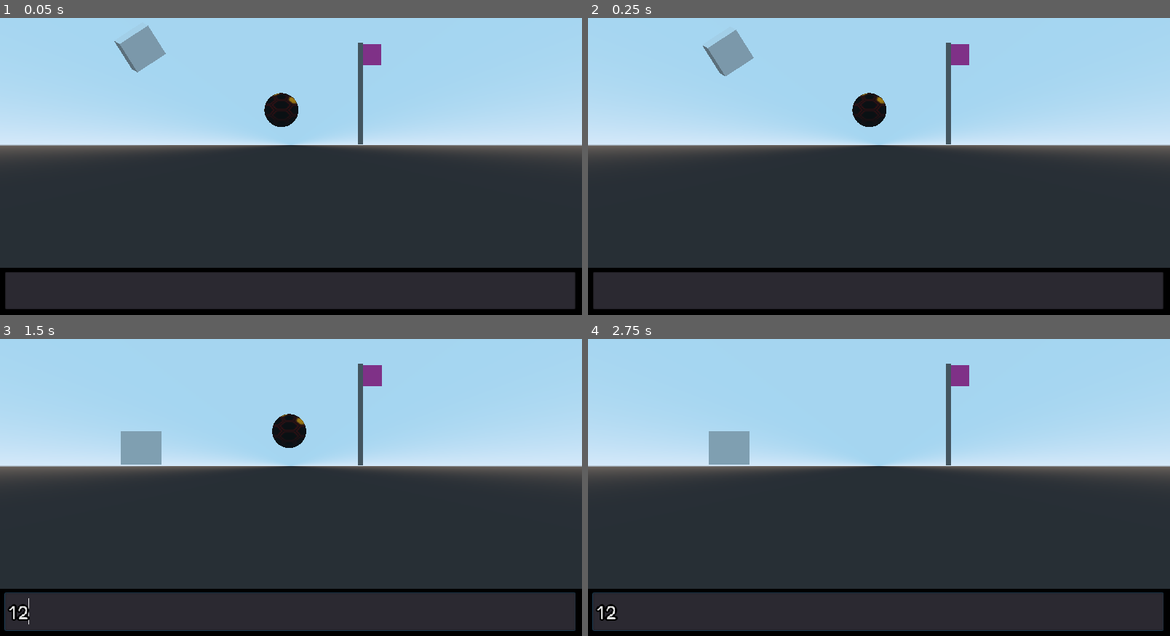
Above: before the commit, frames 1-4 (two rows, left to right).
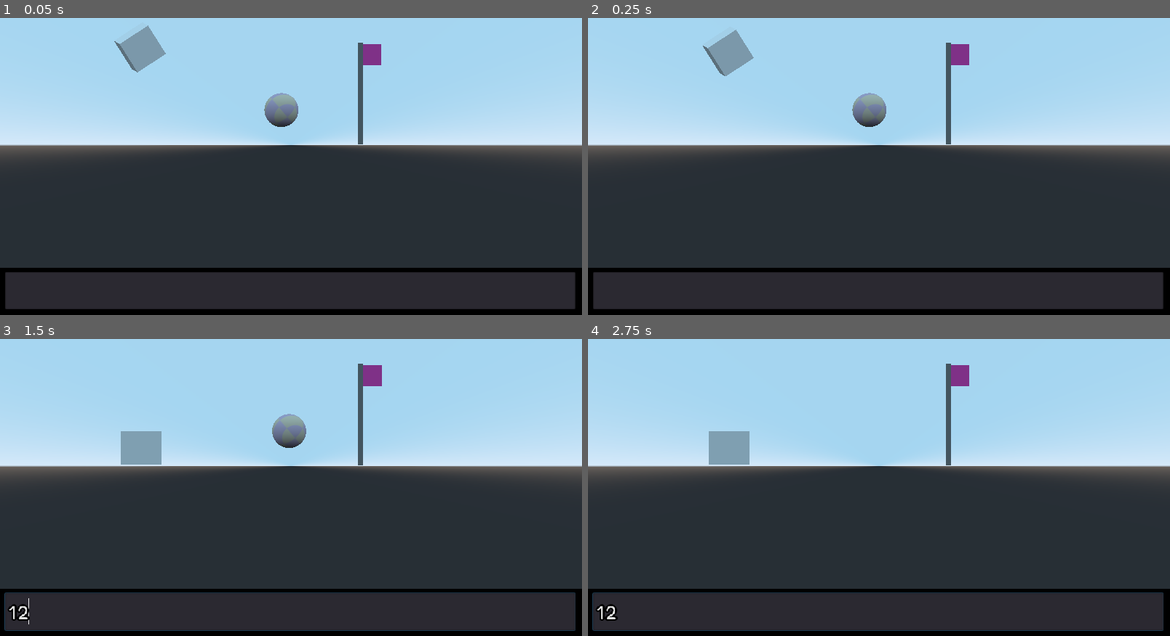
Above: after the commit, the same moments.

Repository: toimisto/rollballgenesis
Game: Godot game, scene res://scenes/Main.tscn
Same seed, same stepped clock (60 frames per second), same inputs: the game is played once before the commit and once after it.
Inputs (mouse positions are in pixels of both pictures, inside the frame that each line leads up to):
- Up to frame 1 (0.05 s): no input
- Up to frame 2 (0.25 s): no input
- Up to frame 3 (1.5 s): click (291, 612) at 0.52 s; type "12" at 0.6 s; hold Right (ui_right) from 1.28 s (still down)
- Up to frame 4 (2.75 s): release Right (ui_right) at 2.03 s; hold Down (ui_down) from 2.03 s (still down)

The runs differ from the first frame. In frame 1, 0.5% of the frame differs, in the area x 45-52%, y 25-37%; in frame 2, 0.5%; in frame 3, 0.5%, in the area x 46-53%, y 25-37%; in frame 4, nothing differs.

Commit message:
edited textures

Diff:
--- a/scenes/Level.tscn
+++ b/scenes/Level.tscn
@@ -1,10 +1,11 @@
-[gd_scene load_steps=11 format=2]
+[gd_scene load_steps=12 format=2]
 
 [ext_resource path="res://scripts/Level.gd" type="Script" id=1]
-[ext_resource path="res://scenes/Shinji.tscn" type="PackedScene" id=2]
-[ext_resource path="res://scripts/Shinji.gd" type="Script" id=3]
-[ext_resource path="res://scripts/Camera.gd" type="Script" id=4]
-[ext_resource path="res://scenes/Goal.tscn" type="PackedScene" id=5]
+[ext_resource path="res://assets/textures/ground.png" type="Texture" id=2]
+[ext_resource path="res://scenes/Shinji.tscn" type="PackedScene" id=3]
+[ext_resource path="res://scripts/Shinji.gd" type="Script" id=4]
+[ext_resource path="res://scripts/Camera.gd" type="Script" id=5]
+[ext_resource path="res://scenes/Goal.tscn" type="PackedScene" id=6]
 
 [sub_resource type="BoxShape" id=1]
 
@@ -14,11 +15,15 @@
 extents = Vector3( 15, 1, 15 )
 
 [sub_resource type="SpatialMaterial" id=4]
-albedo_color = Color( 0.215686, 0.478431, 0.196078, 1 )
+albedo_color = Color( 0.784314, 0.92549, 0.780392, 1 )
+albedo_texture = ExtResource( 2 )
+uv1_scale = Vector3( 100, 80, 100 )
 
 [sub_resource type="CubeMesh" id=5]
 material = SubResource( 4 )
 size = Vector3( 30, 2, 30 )
+subdivide_width = 10
+subdivide_height = 10
 
 [node name="Level" type="Spatial"]
 script = ExtResource( 1 )
@@ -43,21 +48,22 @@
 shape = SubResource( 3 )
 
 [node name="MeshInstance" type="MeshInstance" parent="Floor"]
+transform = Transform( 1, 0, 0, 0, 1, 0, 0, 0, 1, 0.00143495, 0, 6.01292e-05 )
 mesh = SubResource( 5 )
 material/0 = null
 
-[node name="Shinji" parent="." instance=ExtResource( 2 )]
+[node name="Shinji" parent="." instance=ExtResource( 3 )]
 transform = Transform( 1, 0, 0, 0, 1, 0, 0, 0, 1, 0, 2.06083, 0 )
-script = ExtResource( 3 )
+script = ExtResource( 4 )
 
 [node name="Camera" type="Camera" parent="Shinji"]
 transform = Transform( 1, 0, 0, 0, 0.839874, 0.542782, 0, -0.542782, 0.839874, 0, 4.34049, 7.28941 )
-script = ExtResource( 4 )
+script = ExtResource( 5 )
 
 [node name="Camera2D" type="Camera" parent="."]
 transform = Transform( 1, 0, 0, 0, 1, 0, 0, 0, 1, 0.563446, 0, 40.922 )
 projection = 1
 size = 20.0
 
-[node name="Goal" parent="." instance=ExtResource( 5 )]
+[node name="Goal" parent="." instance=ExtResource( 6 )]
 transform = Transform( 1.4507, 0, 0.381402, 0, 1.5, 0, -0.381402, 0, 1.4507, 4.62512, 0.0164497, -48.2431 )
--- a/scenes/Shinji.tscn
+++ b/scenes/Shinji.tscn
@@ -22,5 +22,6 @@
 shape = SubResource( 2 )
 
 [node name="MeshInstance" type="MeshInstance" parent="."]
+transform = Transform( 0.761914, -0.351582, -0.543946, 0.647679, 0.413593, 0.639885, 0, -0.83984, 0.542834, 0, 0, 0 )
 mesh = SubResource( 4 )
 material/0 = null
Binary file changed: assets/textures/ball.png
Binary file added: assets/textures/ground.png
Not shown, added: assets/textures/ground.png.import
